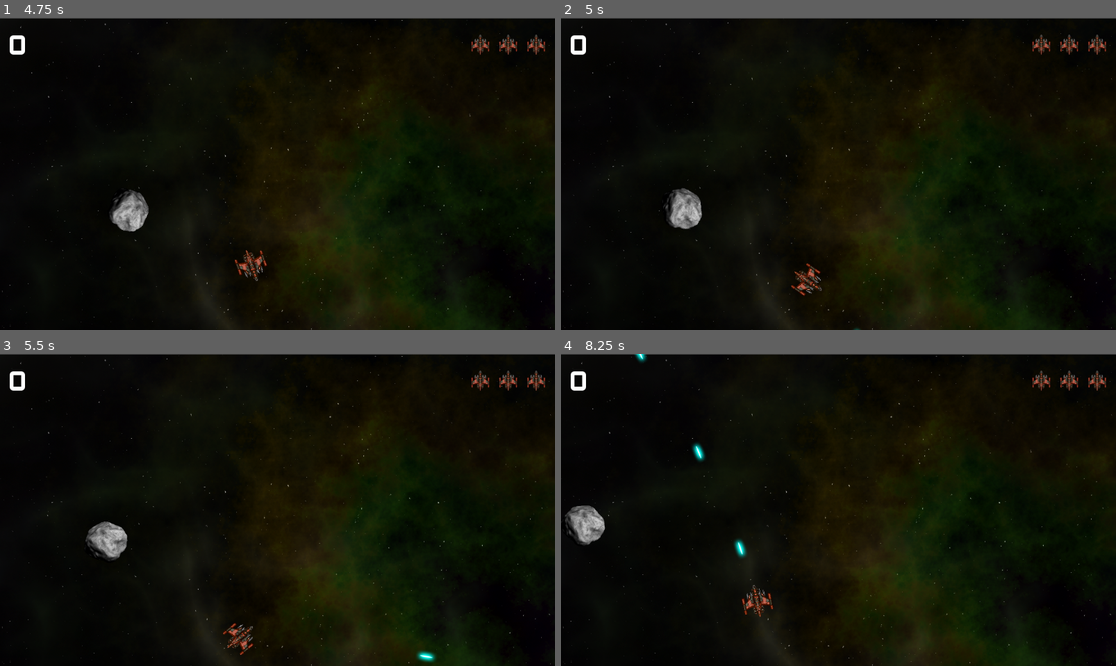
Above: before the commit, frames 1-4 (two rows, left to right).
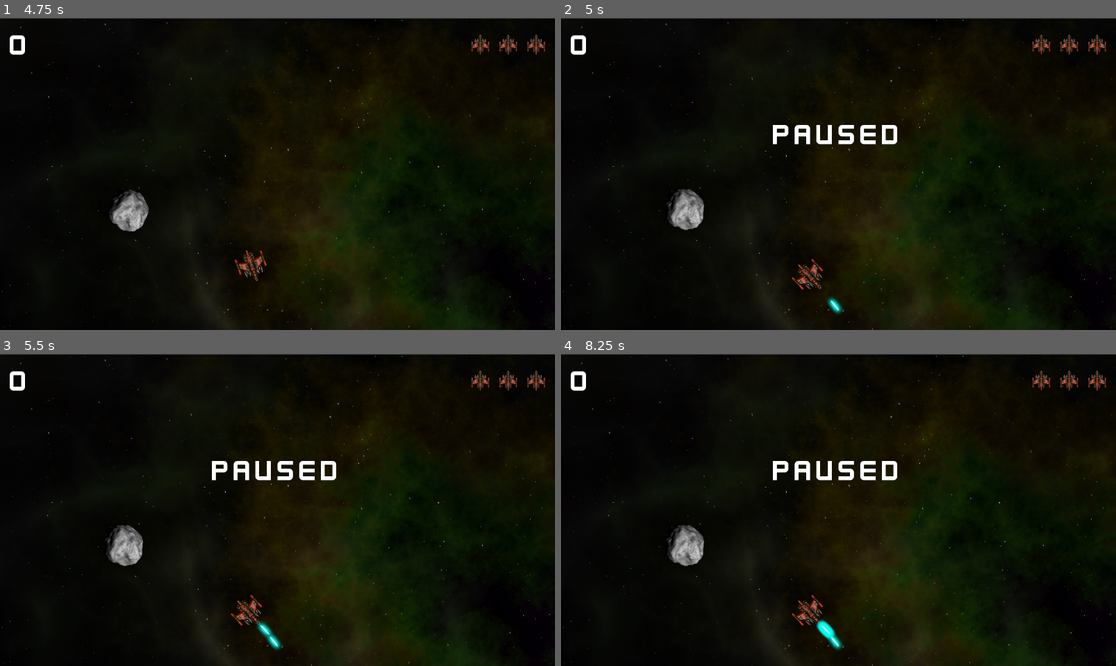
Above: after the commit, the same moments.

Repository: yellyB/space-rock
Game: Godot game, scene res://main.tscn
Same seed, same stepped clock (60 frames per second), same inputs: the game is played once before the commit and once after it.
Inputs (mouse positions are in pixels of both pictures, inside the frame that each line leads up to):
- Up to frame 1 (4.75 s): click (277, 214) at 0.5 s; tap Enter at 1.25 s; hold D (rotate_right) 1.28-2.03 s; hold Space (shoot) 1.28-2.03 s; hold A (rotate_left) 2.03-2.78 s; tap Space (shoot) at 2.1, 3.6 s; hold D (rotate_right) 2.78-3.53 s; hold Space (shoot) 2.78-3.53 s; hold W (thrust) 3.53-4.28 s; hold A (rotate_left) from 4.28 s (still down); hold Space (shoot) from 4.28 s (still down)
- Up to frame 2 (5 s): keep holding A (rotate_left); keep holding Space (shoot); tap P (pause, bound only after the commit) at 4.9 s
- Up to frame 3 (5.5 s): keep holding A (rotate_left); release Space (shoot) at 5.03 s; tap Space (shoot) at 5.1 s
- Up to frame 4 (8.25 s): hold Space (shoot) 5.78-6.53 s; release A (rotate_left) at 6.53 s; hold D (rotate_right) 6.53-7.28 s; tap Space (shoot) at 6.6, 8.1 s; hold W (thrust) 7.28-8.03 s; hold Space (shoot) 7.28-8.03 s; hold D (rotate_right) from 8.03 s (still down)

Frame 1 is identical in both runs. In frame 2, 1.5% of the frame differs, in the area x 18-61%, y 34-100%; in frame 3, 2.5%; in frame 4, 3.0%, in the area x 0-61%, y 0-95%.

Commit message:
add pause

Diff:
--- a/main.gd
+++ b/main.gd
@@ -61,3 +61,15 @@
 	if not playing: return
 	if get_tree().get_nodes_in_group("rocks").size() == 0:
 		new_level()
+
+func _input(event):
+	if event.is_action_pressed("pause"):
+		if not playing: return
+		get_tree().paused = not get_tree().paused
+		var message = $HUD/VBoxContainer/Message
+		if get_tree().paused:
+			message.text = "Paused"
+			message.show()
+		else:
+			message.text = ""
+			message.hide()
--- a/main.tscn
+++ b/main.tscn
@@ -13,6 +13,7 @@
 point_count = 7
 
 [node name="Main" type="Node"]
+process_mode = 3
 script = ExtResource("1_0cm6a")
 rock_scene = ExtResource("2_y6rpk")
 metadata/_edit_group_ = true
--- a/project.godot
+++ b/project.godot
@@ -44,6 +44,11 @@
 "events": [Object(InputEventKey,"resource_local_to_scene":false,"resource_name":"","device":0,"window_id":0,"alt_pressed":false,"shift_pressed":false,"ctrl_pressed":false,"meta_pressed":false,"pressed":false,"keycode":0,"physical_keycode":32,"key_label":0,"unicode":0,"echo":false,"script":null)
 ]
 }
+pause={
+"deadzone": 0.5,
+"events": [Object(InputEventKey,"resource_local_to_scene":false,"resource_name":"","device":-1,"window_id":0,"alt_pressed":false,"shift_pressed":false,"ctrl_pressed":false,"meta_pressed":false,"pressed":false,"keycode":0,"physical_keycode":80,"key_label":0,"unicode":112,"echo":false,"script":null)
+]
+}
 
 [physics]
 
